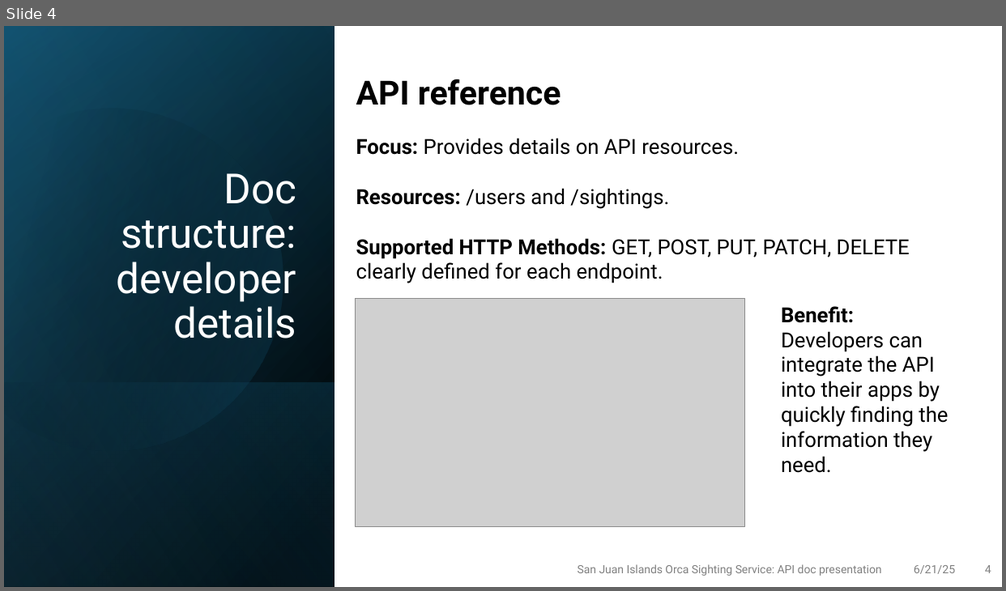
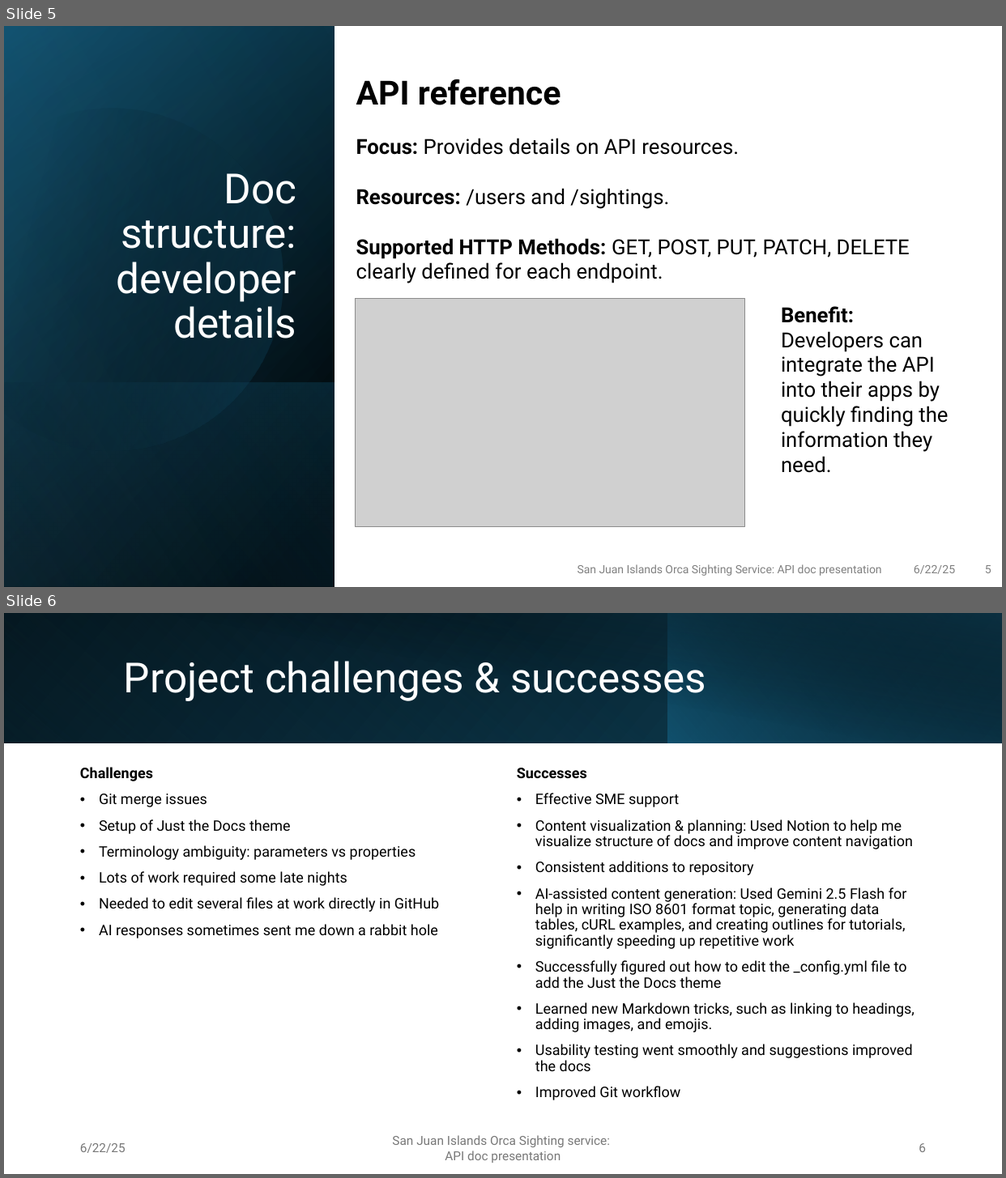
Before and after one commit to juliebro/orca-sightings-api, a slide deck: docs-planning/portfolio-preso-juliebro.pptx. Shown one above the other, each under a label of ours: slide 4 before the commit, slides 5 and 6 after it. The pictures are 1006x591 and 1006x1178 pixels, drawn with LibreOffice and Linux fonts; fonts in the diff are those of the drawing; grey boxes stand for pictures. Boxes give left, top, right and bottom in pixels: in the first picture for what was removed or moved away, otherwise in the second. Text is boxed around its words. In the diff, an @@ line names an element or a change of style, - is before the commit and + after.

Commit message:
Update presentation to add slide about successes & challenges

```diff
--- a/docs-planning/portfolio-preso-juliebro.pptx
+++ b/docs-planning/portfolio-preso-juliebro.pptx
@@ slide 6 added at <box>4,613,1002,1174</box>, background #FFFFFF @@
@@ rectangle added at <box>4,613,1002,743</box>, fill gradient #000000 to #104862 @@
@@ rectangle added at <box>4,613,669,743</box>, fill gradient #156082 to #0B3041 @@
@@ rectangle added at <box>41,613,1002,744</box>, fill gradient #000000 to #0B3041 @@
@@ rectangle added at <box>668,613,1002,743</box>, fill gradient #156082 to #000000 @@
@@ title added at <box>124,661,706,701</box>, 40 pt, text #FFFFFF @@
+Project challenges & successes
@@ text added at <box>80,767,439,939</box>, 14 pt, text #000000 @@
+Challenges
+• Git merge issues
+• Setup of Just the Docs theme
+• Terminology ambiguity: parameters vs properties
+• Lots of work required some late nights
+• Needed to edit several files at work directly in GitHub
+• AI responses sometimes sent me down a rabbit hole
@@ text added at <box>517,768,914,1101</box>, 14 pt, text #000000 @@
+Successes
+• Effective SME support
+• Content visualization & planning: Used Notion to help me visualize structure of docs and improve content navigation
+• Consistent additions to repository
+• AI-assisted content generation: Used Gemini 2.5 Flash for help in writing ISO 8601 format topic, generating data tables, cURL examples, and creating outlines for tutorials, significantly speeding up repetitive work
+• Successfully figured out how to edit the _config.yml file to add the Just the Docs theme
+• Learned new Markdown tricks, such as linking to headings, adding images, and emojis.
+• Usability testing went smoothly and suggestions improved the docs
+• Improved Git workflow
@@ text added at <box>80,1144,126,1153</box>, 12 pt, text #797979 @@
+6/22/25
@@ text added at <box>392,1135,611,1163</box>, 12 pt, text #797979 @@
+San Juan Islands Orca Sighting service:
+API doc presentation
@@ page number added at <box>918,1144,926,1152</box>, 12 pt, text #797979 @@
+6
@@ what was slide 4 is now slide 5 @@
@@ slide 5 changed as well @@
@@ text at <box>914,565,955,574</box>: text changed @@
-6/21/25
+6/22/25
@@ page number at <box>985,565,991,574</box>: text changed @@
-4
+5
```
Also in this commit, not shown: 6 other slides changed, 2 other files.
